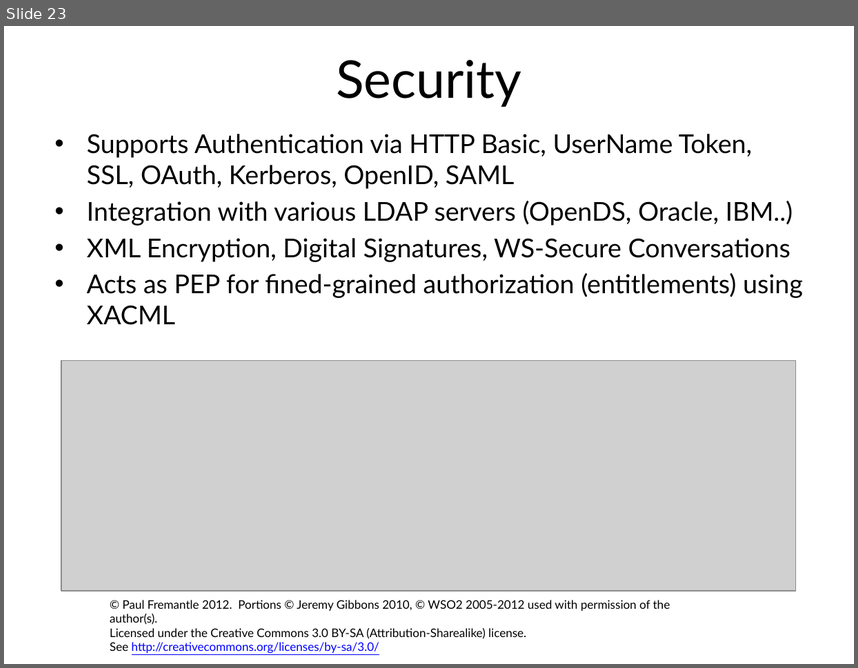
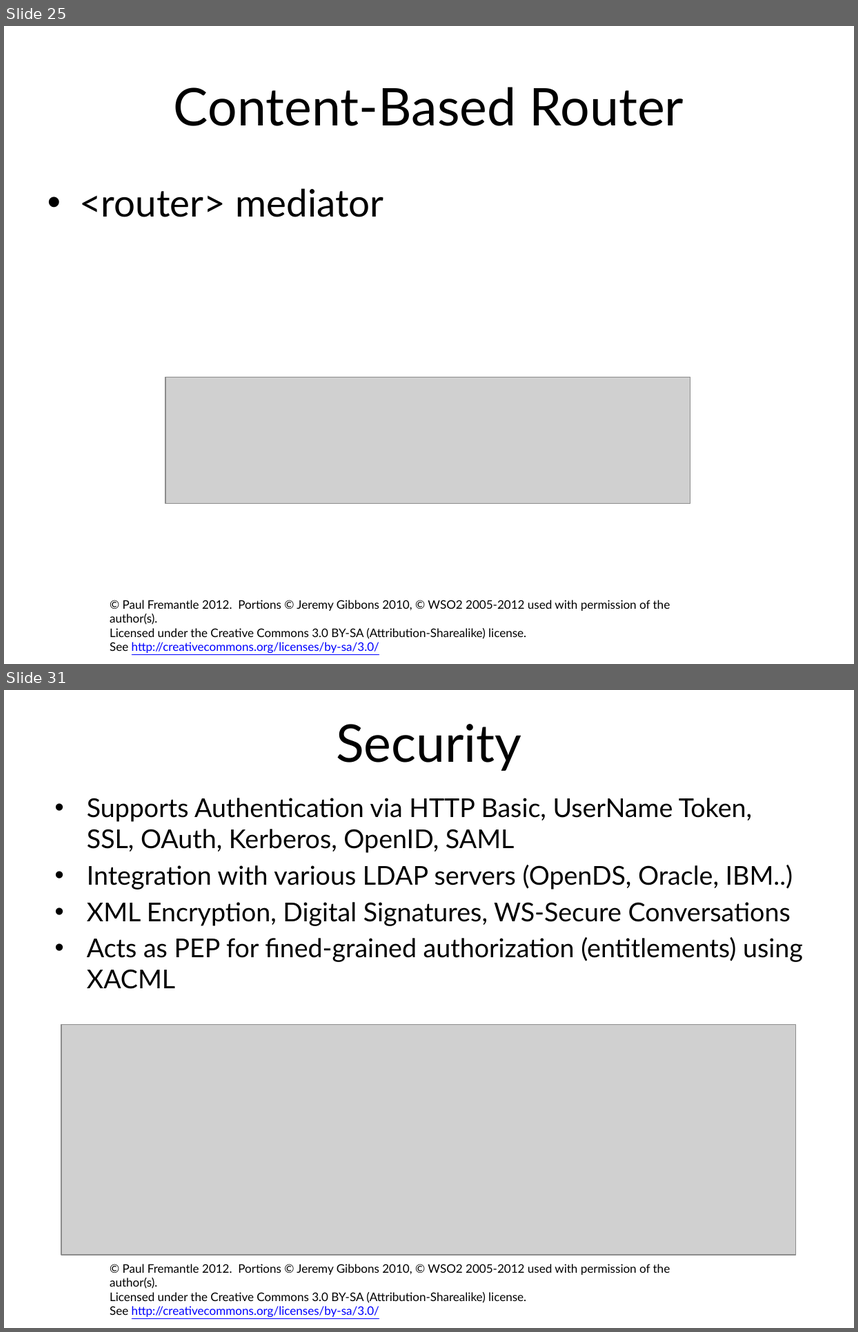
Before and after one commit to pzfreo/ox-soa-old, a slide deck: presentations/06-ESB.pptx. Shown one above the other, each under a label of ours: slide 23 before the commit, slides 25 and 31 after it; the slides between them are not shown. The pictures are 858x668 and 858x1332 pixels, drawn with LibreOffice and Linux fonts; fonts in the diff are those of the drawing; grey boxes stand for pictures; background and template pictures are left out. Boxes give left, top, right and bottom in pixels: in the first picture for what was removed or moved away, otherwise in the second. Text is boxed around its words. In the diff, an @@ line names an element or a change of style, - is before the commit and + after.

```diff
--- a/presentations/06-ESB.pptx
+++ b/presentations/06-ESB.pptx
@@ slide 25 added at (4,26,854,664), background #FFFFFF; not listed: 1 template element that a slide beside it also shows @@
@@ title added at (174,87,684,126), 44 pt, text #000000 @@
+Content-Based Router
@@ text added at (79,188,383,217), 32 pt, text #000000 @@
+• <router> mediator
@@ picture added at (165,377,690,503) @@
@@ what was slide 23 is now slide 31 @@
```
Also in this commit, not shown: 7 other slides added, 1 other file.
